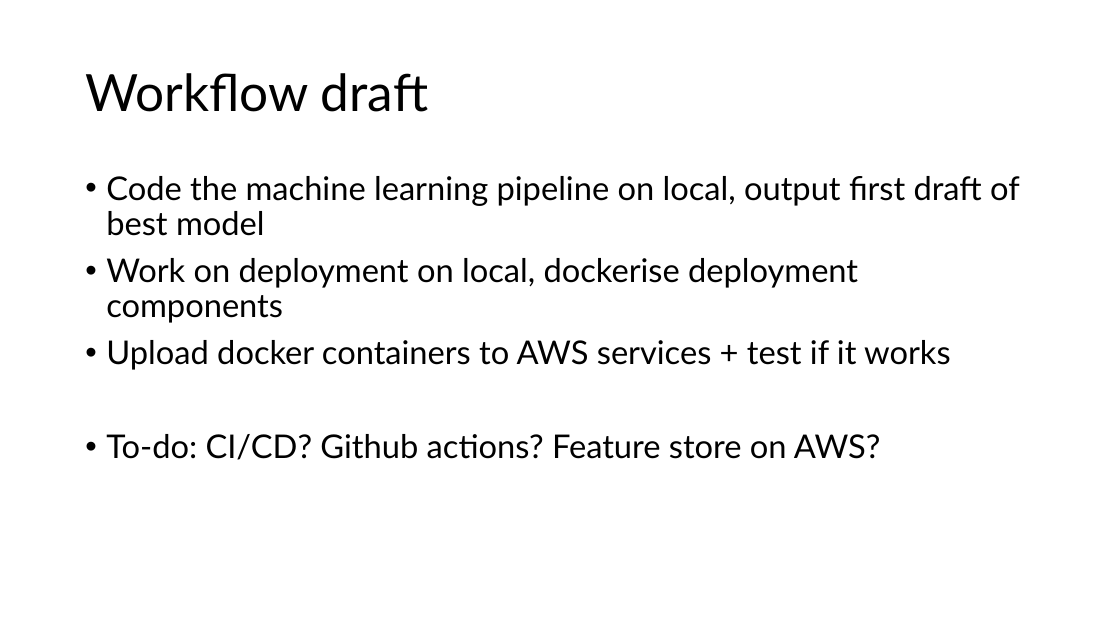
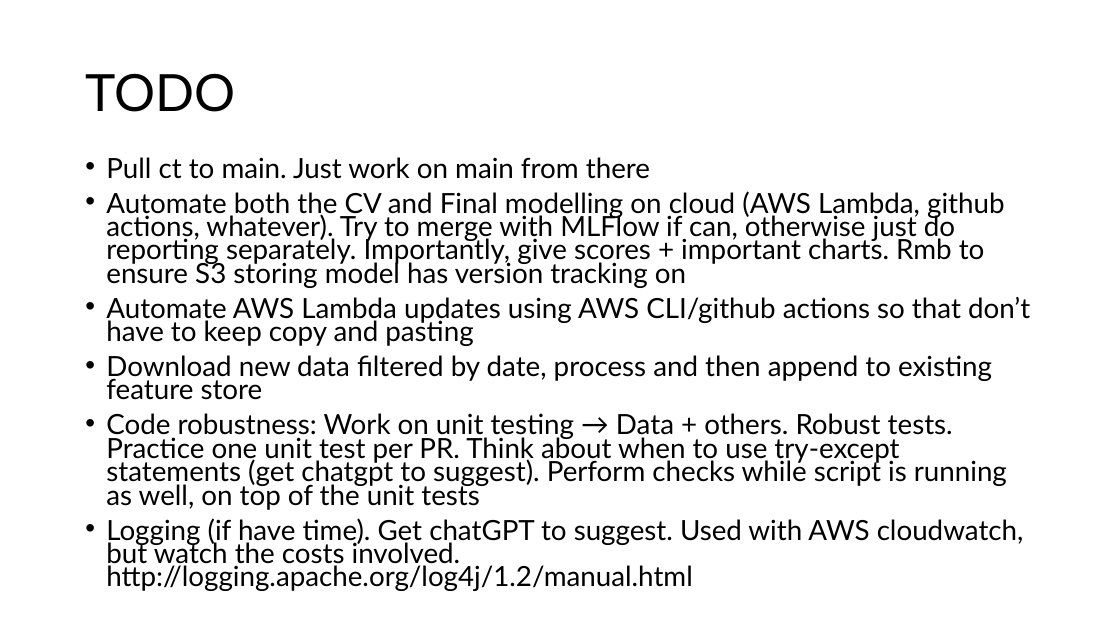
Before and after one commit to ziyu-toh/hdb-resale-prediction, a slide deck: slide 7 of docs/Architecture Overview.pptx (slide 5 before the commit). Drawn at 1120x630 pixels with LibreOffice and Linux fonts; fonts in the diff are those of the drawing. Boxes give left, top, right and bottom in pixels: in the first picture for what was removed or moved away, otherwise in the second. Text is boxed around its words. In the diff, an @@ line names an element or a change of style, - is before the commit and + after.

```diff
--- a/docs/Architecture Overview.pptx
+++ b/docs/Architecture Overview.pptx
@@ title at bbox=[85, 73, 235, 112]: text changed @@
-Workflow draft
+TODO
@@ text at bbox=[106, 157, 1030, 591]: text changed; size 28 to 23.8 pt @@
-• Code the machine learning pipeline on local, output first draft of best model
-• Work on deployment on local, dockerise deployment components
-• Upload docker containers to AWS services + test if it works
-• To-do: CI/CD? Github actions? Feature store on AWS?
+• Pull ct to main. Just work on main from there
+• Automate both the CV and Final modelling on cloud (AWS Lambda, github actions, whatever). Try to merge with MLFlow if can, otherwise just do reporting separately. Importantly, give scores + important charts. Rmb to ensure S3 storing model has version tracking on
+• Automate AWS Lambda updates using AWS CLI/github actions so that don’t have to keep copy and pasting
+• Download new data filtered by date, process and then append to existing feature store
+• Code robustness: Work on unit testing → Data + others. Robust tests. Practice one unit test per PR. Think about when to use try-except statements (get chatgpt to suggest). Perform checks while script is running as well, on top of the unit tests
+• Logging (if have time). Get chatGPT to suggest. Used with AWS cloudwatch, but watch the costs involved. http://logging.apache.org/log4j/1.2/manual.html
```
Also in this commit, not shown: 5 other slides changed, 2 slides added, 2 slides removed, 4 other files.
